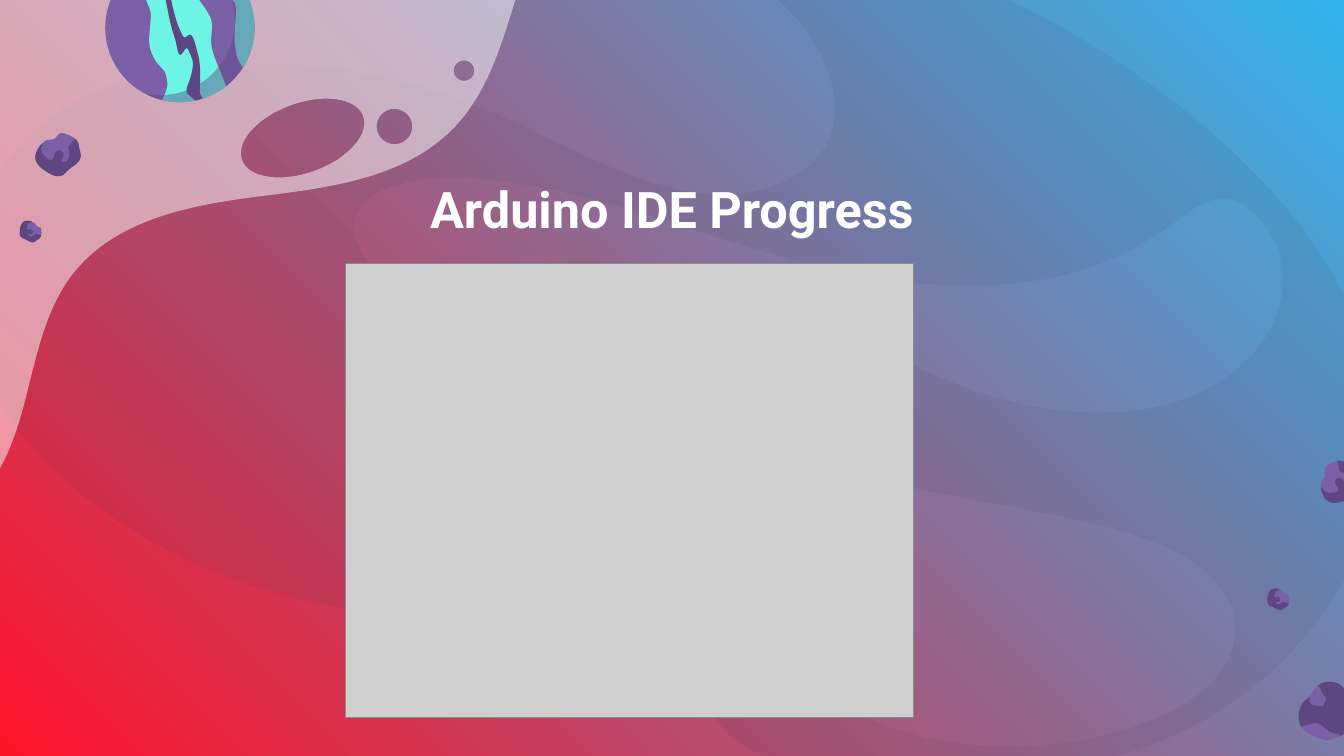
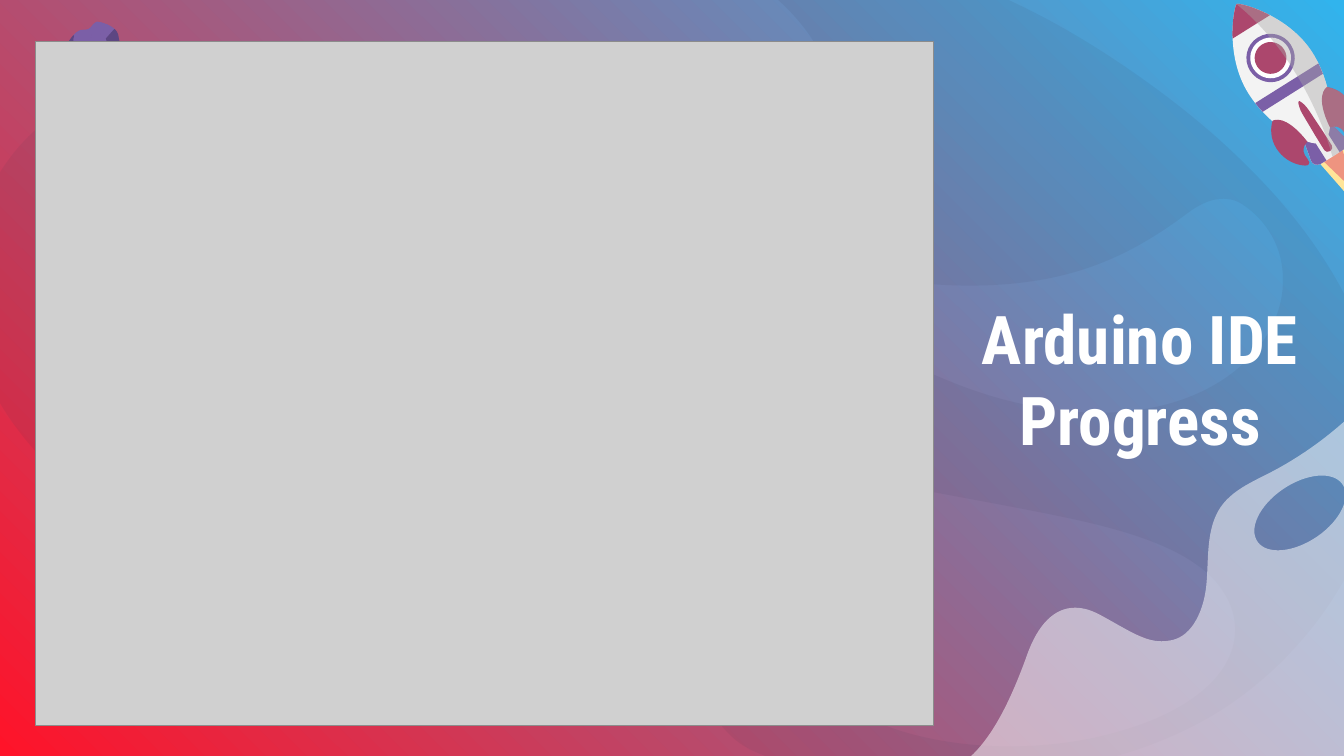
Before and after one commit to DanielKhali1/EGR101-Sim, a slide deck: slide 7 of Documentation/sprintdemo4.pptx. Drawn at 1344x756 pixels with LibreOffice and Linux fonts; fonts in the diff are those of the drawing; grey boxes stand for pictures; background and template pictures are left out. Boxes give left, top, right and bottom in pixels: in the first picture for what was removed or moved away, otherwise in the second. Text is boxed around its words. In the diff, an @@ line names an element or a change of style, - is before the commit and + after.

```diff
--- a/Documentation/sprintdemo4.pptx
+++ b/Documentation/sprintdemo4.pptx
@@ freeform shape resized from (x1=1303, y1=683, x2=1344, y2=732) to (x1=66, y1=29, x2=121, y2=73) @@
@@ freeform shape at (x1=73, y1=22, x2=115, y2=57): rotation 310 to 0 degrees; outline redrawn @@
@@ freeform shape moved from (x1=55, y1=134, x2=70, y2=148) to (x1=91, y1=23, x2=108, y2=40) @@
@@ group removed at (x1=88, y1=0, x2=271, y2=120): 5 freeform shapes @@
@@ freeform shape at (x1=817, y1=20, x2=1344, y2=756): rotation 90 to 0 degrees; outline redrawn @@
@@ group added at (x1=1204, y1=0, x2=1344, y2=248): 15 freeform shapes @@
@@ picture resized from (x1=346, y1=263, x2=913, y2=718) to (x1=35, y1=42, x2=934, y2=726) @@
@@ freeform shape added at (x1=32, y1=142, x2=71, y2=184), fill #5D4682, outline #5D4682 0.75 pt @@
@@ freeform shape at (x1=36, y1=137, x2=83, y2=186): rotation 0 to 53 degrees; outline redrawn @@
@@ freeform shape at (x1=32, y1=152, x2=56, y2=180): rotation 0 to 53 degrees; outline redrawn @@
@@ freeform shape at (x1=32, y1=152, x2=56, y2=180): rotation 65 to 53 degrees; outline redrawn @@
@@ freeform shape removed at (x1=22, y1=219, x2=43, y2=241) @@
@@ freeform shape removed at (x1=32, y1=226, x2=41, y2=235) @@
@@ text "Arduino IDE" at (x1=982, y1=313, x2=1298, y2=459): vertical alignment top to middle @@
@@ text at (x1=982, y1=313, x2=1298, y2=459): text changed; size 36 to 48 pt; font Roboto to Roboto Condensed @@
-Arduino IDE Progress
+Arduino IDE
+Progress
@@ freeform shape removed at (x1=1315, y1=458, x2=1344, y2=511) @@
@@ freeform shape removed at (x1=1323, y1=462, x2=1342, y2=481) @@
@@ freeform shape removed at (x1=1264, y1=586, x2=1289, y2=614) @@
@@ freeform shape removed at (x1=1271, y1=587, x2=1291, y2=609) @@
@@ freeform shape removed at (x1=1280, y1=594, x2=1290, y2=603) @@
@@ group removed at (x1=1299, y1=687, x2=1344, y2=739): 7 freeform shapes @@
```
Also in this commit, not shown: 5 other slides changed, 3 slides added, 1 slide removed.
